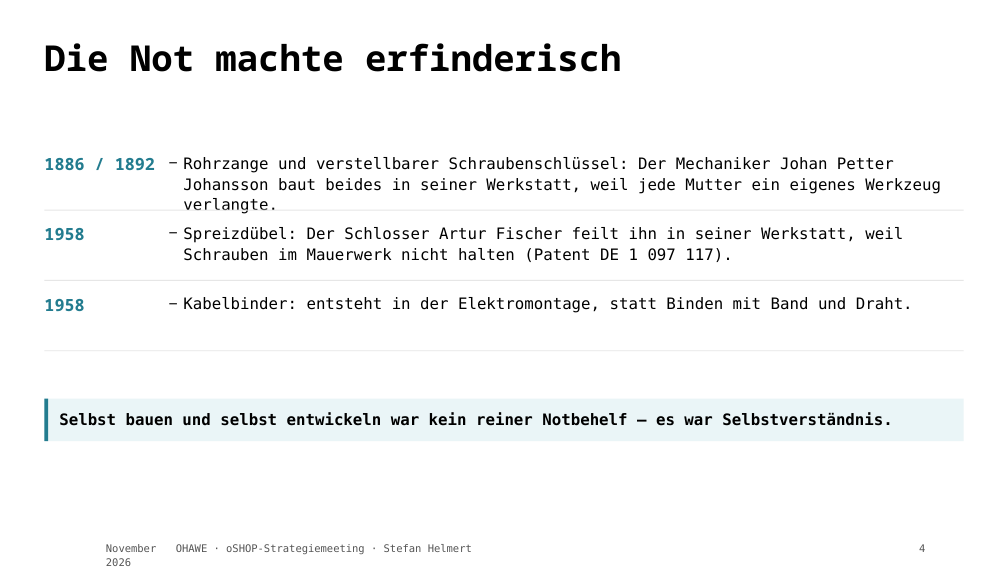
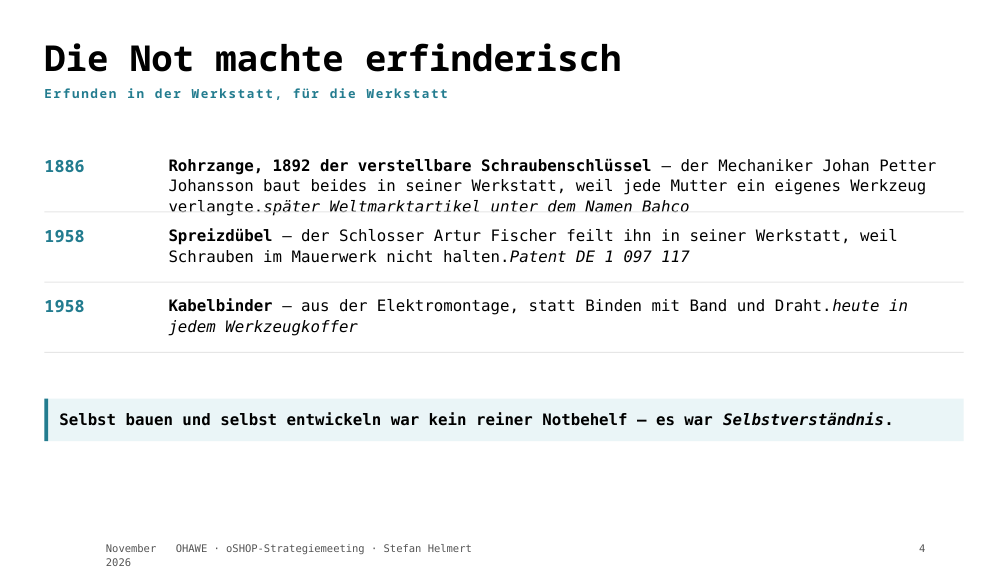
Before and after one commit to TheTesla/slides-oshop-strategieemeeting-ohawe, a slide deck: slide 4 of ohawe-strategie.pptx. Drawn at 1008x567 pixels with LibreOffice and Linux fonts; fonts in the diff are those of the drawing; background and template pictures are left out. Boxes give left, top, right and bottom in pixels: in the first picture for what was removed or moved away, otherwise in the second. Text is boxed around its words. In the diff, an @@ line names an element or a change of style, - is before the commit and + after.

```diff
--- a/ohawe-strategie.pptx
+++ b/ohawe-strategie.pptx
@@ text added at <box>44,88,448,100</box>, 12 pt, text #237C8F, bold @@
+Erfunden in der Werkstatt, für die Werkstatt
@@ text at <box>44,160,84,172</box>: text changed @@
-1886 / 1892
+1886
@@ text at <box>169,158,936,216</box>: text changed @@
-− Rohrzange und verstellbarer Schraubenschlüssel: Der Mechaniker Johan Petter Johansson baut beides in seiner Werkstatt, weil jede Mutter ein eigenes Werkzeug verlangte.
+Rohrzange, 1892 der verstellbare Schraubenschlüssel — der Mechaniker Johan Petter Johansson baut beides in seiner Werkstatt, weil jede Mutter ein eigenes Werkzeug verlangte.später Weltmarktartikel unter dem Namen Bahco
@@ text at <box>169,228,898,263</box>: text changed @@
-− Spreizdübel: Der Schlosser Artur Fischer feilt ihn in seiner Werkstatt, weil Schrauben im Mauerwerk nicht halten (Patent DE 1 097 117).
+Spreizdübel — der Schlosser Artur Fischer feilt ihn in seiner Werkstatt, weil Schrauben im Mauerwerk nicht halten.Patent DE 1 097 117
@@ text at <box>169,298,908,336</box>: text changed @@
-− Kabelbinder: entsteht in der Elektromontage, statt Binden mit Band und Draht.
+Kabelbinder — aus der Elektromontage, statt Binden mit Band und Draht.heute in jedem Werkzeugkoffer
@@ text "Selbst bauen und selbst entwickeln ..." at <box>59,412,894,426</box>: italic on in "Selbstverständnis." @@
```
Also in this commit, not shown: 10 other slides changed, 2 other files.
